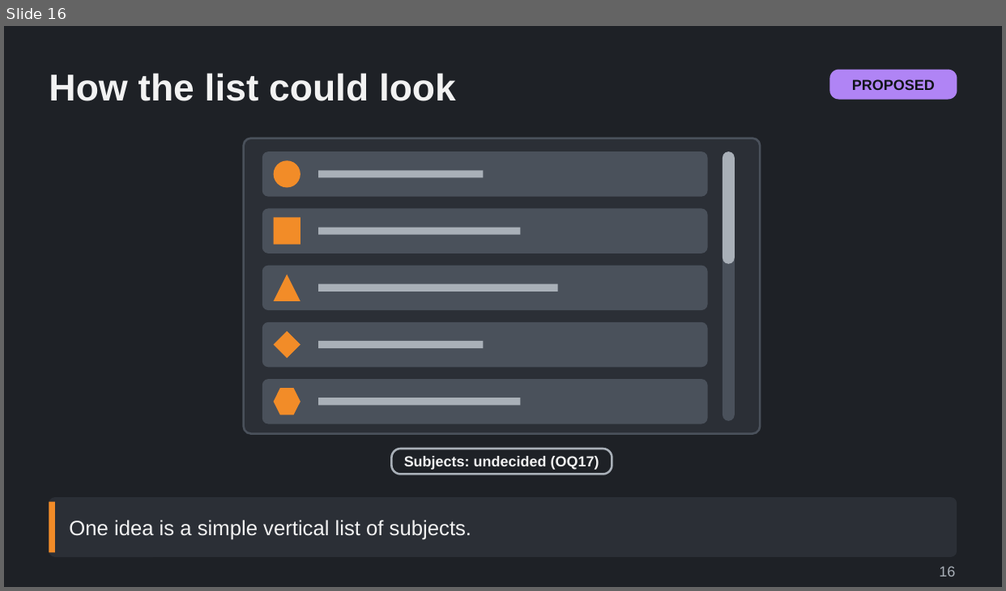
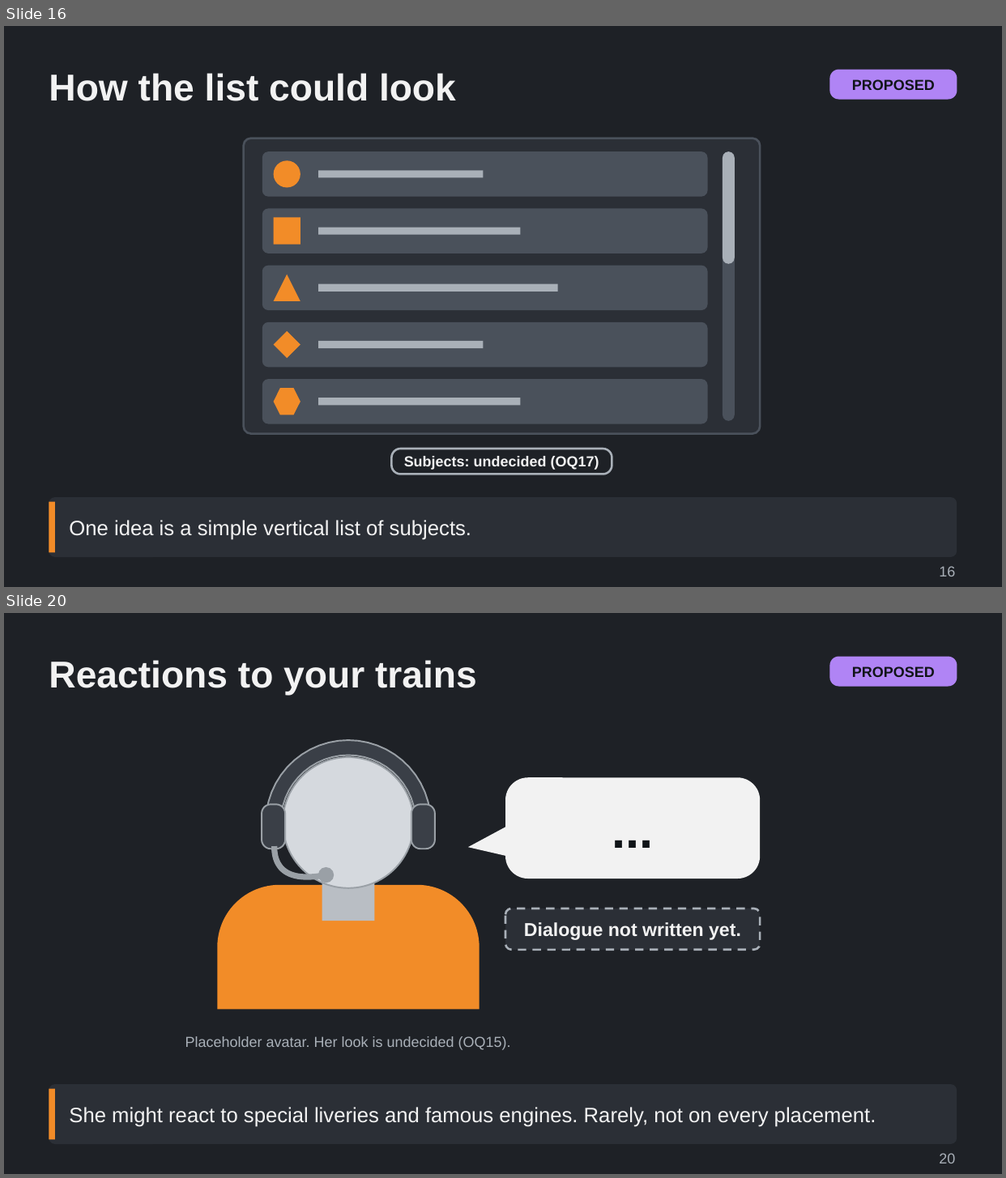
Before and after one commit to Tarenkookoo/Satisfactory---Early-Locomotion, a slide deck: Reporting/Claude Presents/Deck6_Assistant/Railway_Guide_Lessons_and_Build_Menu_Explained.pptx. Shown one above the other, each under a label of ours: slide 16 before the commit, slides 16 and 20 after it; the slides between them are not shown. The pictures are 1006x591 and 1006x1178 pixels, drawn with LibreOffice and Linux fonts; fonts in the diff are those of the drawing. Boxes give left, top, right and bottom in pixels: in the first picture for what was removed or moved away, otherwise in the second. Text is boxed around its words. In the diff, an @@ line names an element or a change of style, - is before the commit and + after.

```diff
--- a/Reporting/Claude Presents/Deck6_Assistant/Railway_Guide_Lessons_and_Build_Menu_Explained.pptx
+++ b/Reporting/Claude Presents/Deck6_Assistant/Railway_Guide_Lessons_and_Build_Menu_Explained.pptx
@@ slide 20 added at box(4, 613, 1002, 1174), background #1E2126 @@
@@ title added at box(49, 660, 477, 696), 36 pt, text #F2F2F2, bold @@
+Reactions to your trains
@@ rounded rectangle added at box(829, 657, 957, 687), fill #B084F5, 14 pt, text #101418, bold @@
+PROPOSED
@@ rounded rectangle added at box(505, 777, 760, 879), fill #F2F2F2, 48 pt, text #101418, bold @@
+...
@@ freeform shape added at box(468, 826, 507, 856), fill #F2F2F2 @@
@@ group added at box(217, 740, 479, 1009): 2 ellipses, 2 freeform shapes, 2 rounded rectangles, 1 round same rect, 1 rectangle @@
@@ rounded rectangle added at box(505, 909, 760, 950), fill #2B2F36, outline #A9B0B8 2 pt dashed, 18 pt, text #F2F2F2, bold @@
+Dialogue not written yet.
@@ text added at box(185, 1037, 511, 1050), 14 pt, text #A9B0B8 @@
+Placeholder avatar. Her look is undecided (OQ15).
@@ rounded rectangle added at box(49, 1084, 957, 1144), fill #2B2F36 @@
@@ rectangle added at box(49, 1089, 55, 1140), fill #F28C28 @@
@@ text added at box(69, 1107, 876, 1127), 20 pt, text #F2F2F2 @@
+She might react to special liveries and famous engines. Rarely, not on every placement.
@@ text added at box(939, 1153, 955, 1164), 14 pt, text #A9B0B8 @@
+20
```
Also in this commit, not shown: 6 other slides added, 4 other files.
